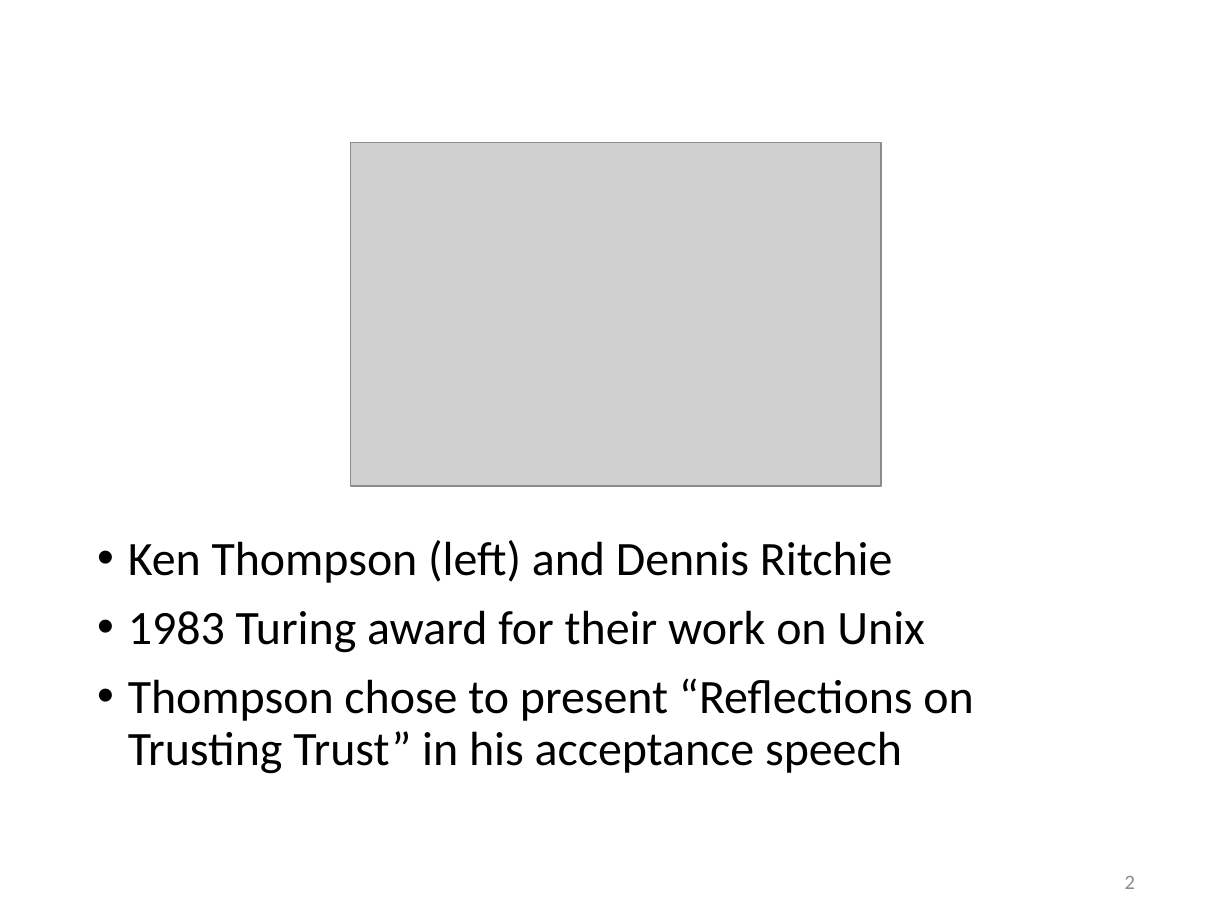
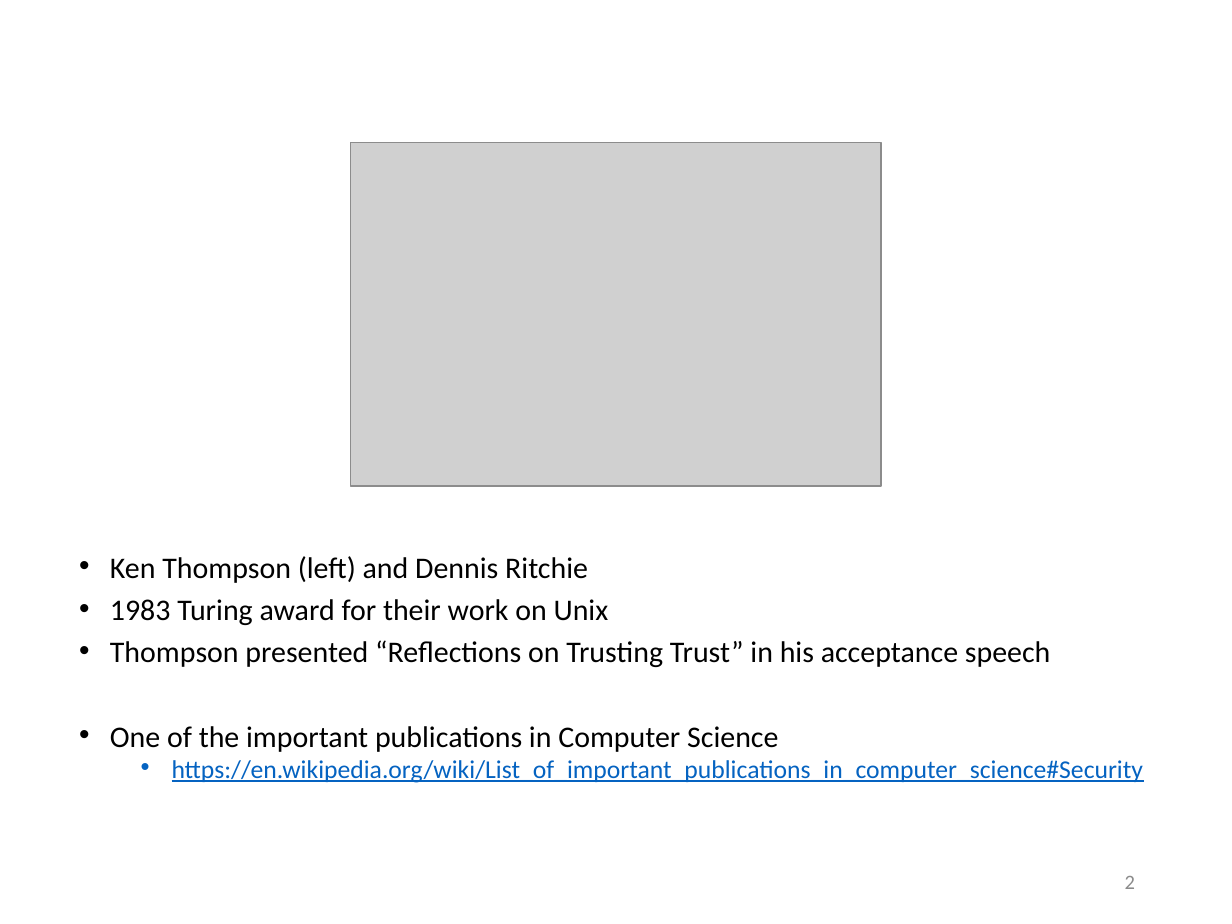
Before and after one commit to yeokm1/reflections-on-trusting-trust, a slide deck: slide 2 of reflections-on-trusting-trust-slides.pptx. Drawn at 1232x924 pixels with LibreOffice and Linux fonts; fonts in the diff are those of the drawing; grey boxes stand for pictures. Boxes give left, top, right and bottom in pixels: in the first picture for what was removed or moved away, otherwise in the second. Text is boxed around its words. In the diff, an @@ line names an element or a change of style, - is before the commit and + after.

```diff
--- a/reflections-on-trusting-trust-slides.pptx
+++ b/reflections-on-trusting-trust-slides.pptx
@@ text "Ken Thompson (left) and Dennis ...": place and size @@
-text "Ken Thompson (left) and Dennis ..." at (128, 540, 973, 774)
+text "Ken Thompson (left) and Dennis ..." at (110, 556, 1144, 783)
@@ text at (110, 556, 609, 625): size 28 to 17.5 pt in "Ken Thompson (left) and Dennis Ritchie", "1983 Turing award for their work on ..."; line spacing 0.9 to 0.7 @@
@@ text at (110, 640, 1144, 783): text changed; size 28 to 17.5 pt @@
-• Thompson chose to present “Reflections on Trusting Trust” in his acceptance speech
+• Thompson presented “Reflections on Trusting Trust” in his acceptance speech
+• One of the important publications in Computer Science
+  • https://en.wikipedia.org/wiki/List_of_important_publications_in_computer_science#Security
```
Also in this commit, not shown: 13 other slides changed, 1 other file.
